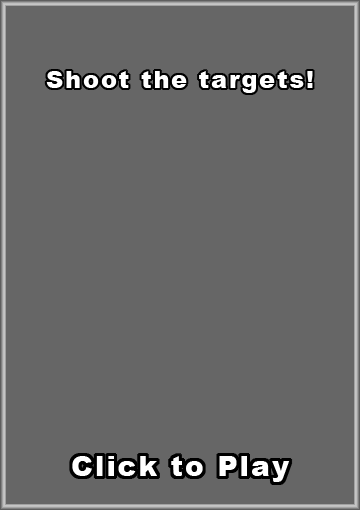
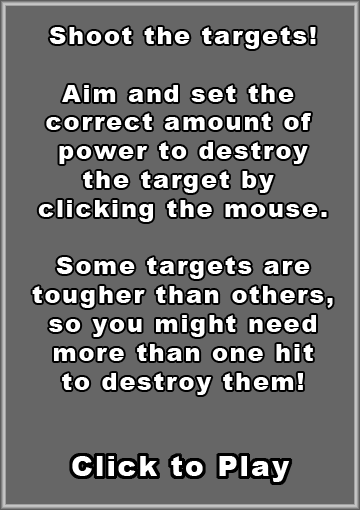
Two versions of the same layered image (w=360, h=510). Layer-by-layer changes:
renamed "Shoot the targets!" to "Shoot the targets! Aim and se", painted on it over [32, 27, 333, 395]
removed layer "Layer 6" over [44, 69, 315, 95]
